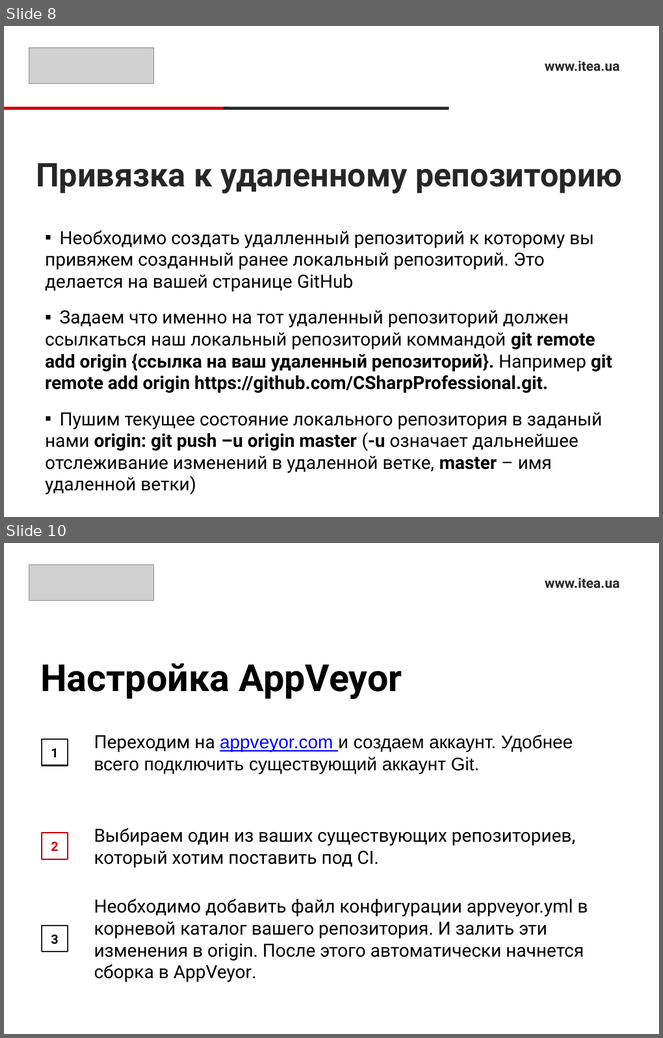
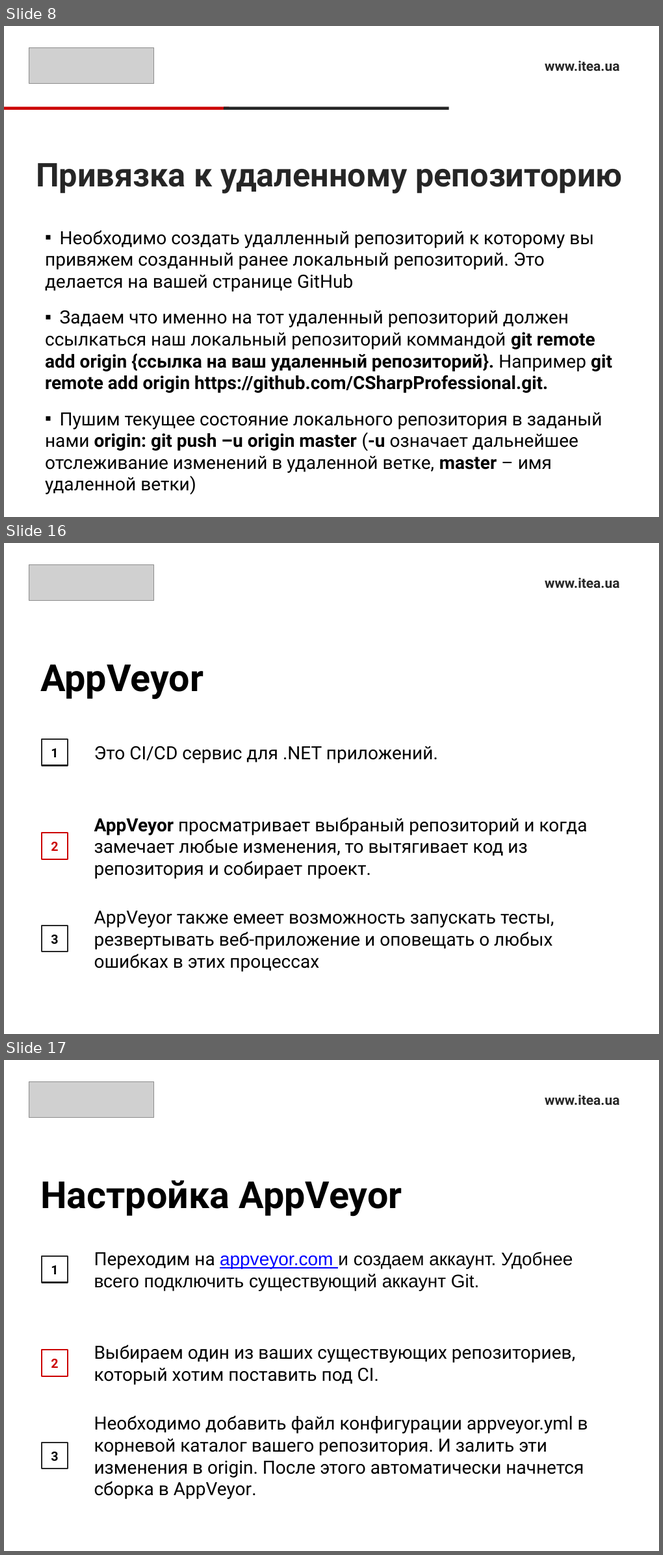
Before and after one commit to sonnov/NetCore, a slide deck: 2.VersionControl/VersionControl.pptx. Shown one above the other, each under a label of ours: slides 8 and 10 before the commit, slides 8, 16 and 17 after it; the slides between them are not shown. The pictures are 663x1038 and 663x1555 pixels, drawn with LibreOffice and Linux fonts; fonts in the diff are those of the drawing; grey boxes stand for pictures. Boxes give left, top, right and bottom in pixels: in the first picture for what was removed or moved away, otherwise in the second. Text is boxed around its words. In the diff, an @@ line names an element or a change of style, - is before the commit and + after.

```diff
--- a/2.VersionControl/VersionControl.pptx
+++ b/2.VersionControl/VersionControl.pptx
@@ slide 16 added at (4,543,659,1034), background #FFFFFF @@
@@ picture added at (29,564,154,601) @@
@@ text added at (545,577,620,588), 15 pt, text #262626, bold @@
+www.itea.ua
@@ title added at (40,665,204,700), 41 pt, text #000000, bold @@
+AppVeyor
@@ rectangle added at (41,739,68,766), outline #262626 1.5 pt, 14 pt, text #000000, bold @@
+1
@@ text added at (94,746,438,763), 20 pt, text #000000 @@
+Это СI/CD сервис для .NET приложений.
@@ rectangle added at (41,834,68,860), outline #CC0000 1.5 pt, 14 pt, text #CC0000, bold @@
+2
@@ text added at (94,817,588,879), 20 pt, text #000000 @@
+AppVeyor просматривает выбраный репозиторий и когда замечает любые изменения, то вытягивает код из репозитория и собирает проект.
@@ text added at (94,911,555,972), 20 pt, text #000000 @@
+AppVeyor также емеет возможность запускать тесты, резвертывать веб-приложение и оповещать о любых ошибках в этих процессах
@@ rectangle added at (41,926,68,952), outline #262626 1.5 pt, 14 pt, text #000000, bold @@
+3
@@ what was slide 10 is now slide 17 @@
```
Also in this commit, not shown: 2 slides changed, 6 other slides added.
